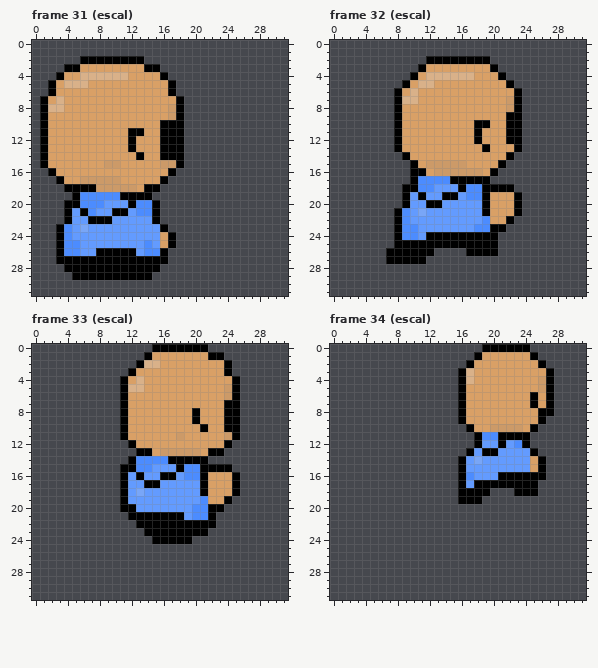
A pixel-art file gets an edit: item/PFI/rapper.aseprite. The first picture shows the starting point.
32x32 pixels, 34 frames. Colours within 5 levels of each other are drawn and written as one. Shown: frame 31 (escal), frame 32 (escal), frame 33 (escal), frame 34 (escal). The commit also changed other frames, which this record leaves out.
New version:
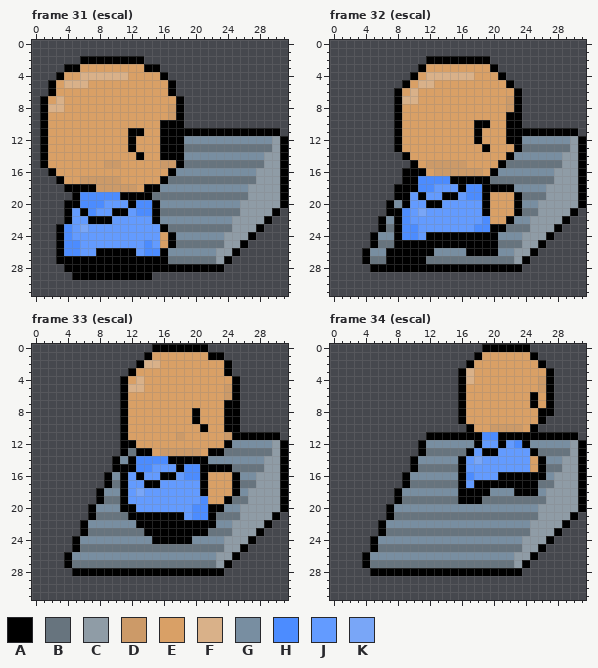
Palette (. is transparent): A #000000  B #67747e  C #8f9ca6  D #cc9a68  E #d9a066  F #d9b189  G #788ea1  H #4c8cff  J #639bff  K #79a6f7
Changes in this commit:
layer "door/door" now shown
Changed rows in their new state; - is an unchanged pixel.
Frame 31 (escal), layer "door/door":
first column x 15:
11 ----AAAAAAAAAAAA-
12 ----GGGGGGGGGGGCA
13 ----BBBBBBBBBBBCA
14 ----GGGGGGGGGGCCA
15 ----BBBBBBBBBBCCA
16 ---GGGGGGGGGGCCCA
17 --BBBBBBBBBBBCCCA
18 -GGGGGGGGGGGCCCCA
19 BBBBBBBBBBBBCCCCA
20 -GGGGGGGGGGCCCCCA
21 -BBBBBBBBBBCCCCA-
22 -GGGGGGGGGCCCCA--
23 --BBBBBBBBCCCA---
24 ---GGGGGGCCCA----
25 ---BBBBBBCCA-----
26 --GGGGGGCCA------
27 --BBBBBBCA-------
28 -AAAAAAAA--------
Frame 32 (escal), layer "door/door":
first column x 4:
11 --------------------AAAAAAA-
12 --------------------GGGGGGCA
13 --------------------BBBBBBCA
14 -------------------GGGGGGCCA
15 ------------------BBBBBBBCCA
16 -----A-----------GGGGGGGCCCA
17 -----A----------BBBBBBBBCCCA
18 ----A--------------GGGGCCCCA
19 ----A---------------BBBCCCCA
20 ---AG---------------GGCCCCCA
21 ---A----------------BBCCCCA-
22 --AG---------------GGCCCCA--
23 --AB--------------BBBCCCA---
24 -AGG-------------GGGCCCA----
25 -ABB-------------BBBCCA-----
26 AGG------GGGG----GGCCA------
27 ABB-----BBBBBBBBBBBCA-------
28 -AAAAAAAAAAAAAAAAAAA--------
Frame 33 (escal), layer "door/door":
first column x 4:
11 ----------------------AAAAA-
12 -------A-------------GGGGGCA
13 -------AB-----------BBBBBBCA
14 ------AG----------GGGGGGGCCA
15 ------A--------------BBBBCCA
16 -----AG---------------GGCCCA
17 -----AB---------------BBCCCA
18 ----AGG---------------GCCCCA
19 ----ABB--------------BBCCCCA
20 ---AGGG-------------GGCCCCCA
21 ---ABBBB-----------BBBCCCCA-
22 --AGGGGGG----------GGCCCCA--
23 --ABBBBBBB--------BBBCCCA---
24 -AGGGGGGGGG-----GGGGCCCA----
25 -ABBBBBBBBBBBBBBBBBBCCA-----
26 AGGGGGGGGGGGGGGGGGGCCA------
27 ABBBBBBBBBBBBBBBBBBCA-------
28 -AAAAAAAAAAAAAAAAAAA--------
Frame 34 (escal), layer "door/door":
first column x 4:
11 --------AAAAAA-------AAAAAA-
12 -------AGGGGGG-------GGGGGCA
13 -------ABBBBB---------BBBBCA
14 ------AGGGGG-----------GGCCA
15 ------ABBBBB-----------BBCCA
16 -----AGGGGGG-----------GCCCA
17 -----ABBBBBB----------BBCCCA
18 ----AGGGGGGG----GGG---GCCCCA
19 ----ABBBBBBB---BBBBBBBBCCCCA
20 ---AGGGGGGGGGGGGGGGGGGCCCCCA
21 ---ABBBBBBBBBBBBBBBBBBCCCCA-
22 --AGGGGGGGGGGGGGGGGGGCCCCA--
23 --ABBBBBBBBBBBBBBBBBBCCCA---
24 -AGGGGGGGGGGGGGGGGGGCCCA----
25 -ABBBBBBBBBBBBBBBBBBCCA-----
26 AGGGGGGGGGGGGGGGGGGCCA------
27 ABBBBBBBBBBBBBBBBBBCA-------
28 -AAAAAAAAAAAAAAAAAAA--------
Changed places in both pictures, as pixel boxes (x1, y1, x2, y2):
added: (152, 128, 288, 272)
added: (362, 128, 586, 272)
added: (64, 432, 288, 576)
added: (362, 432, 586, 576)
